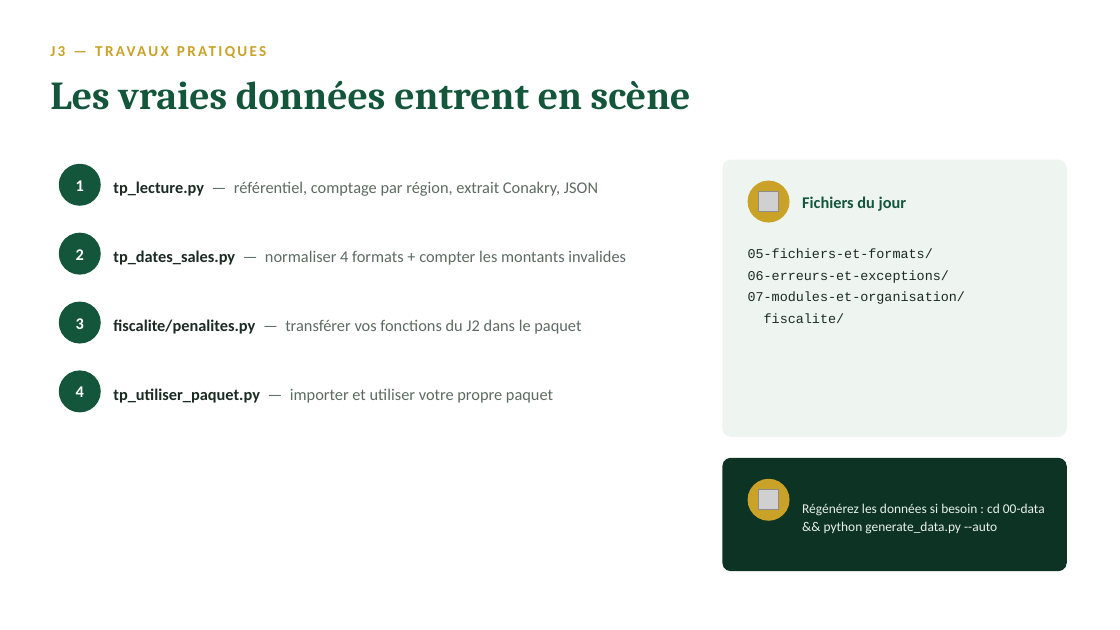
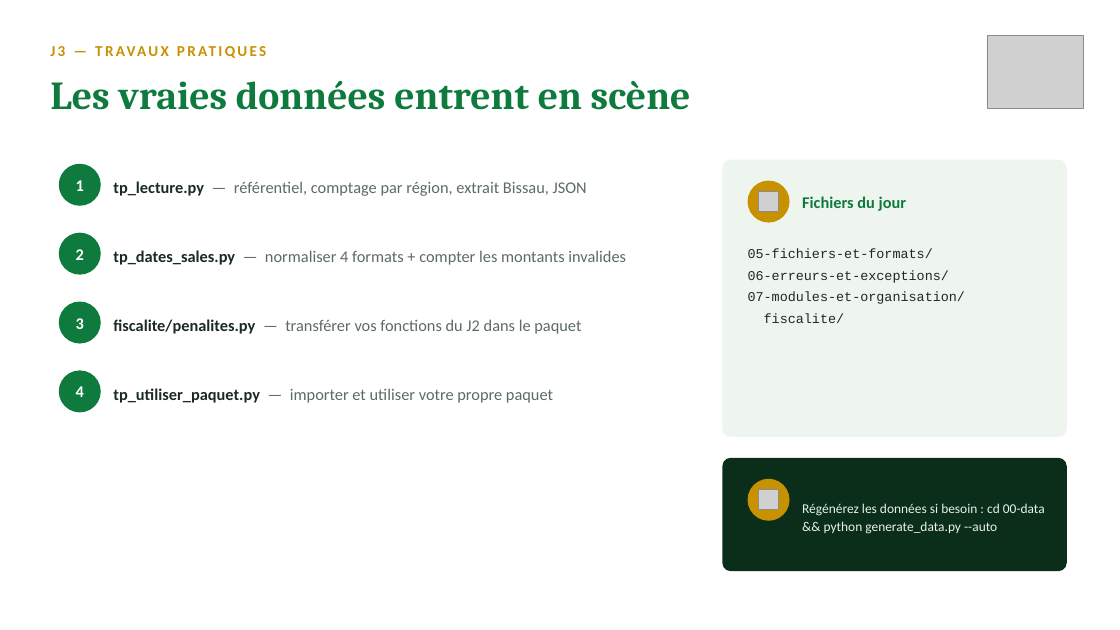
Before and after one commit to sogui/formation-python, a slide deck: slide 9 of slides/sources/J3-fichiers-robustesse.pptx. Drawn at 1120x630 pixels with LibreOffice and Linux fonts; fonts in the diff are those of the drawing; grey boxes stand for pictures. Boxes give left, top, right and bottom in pixels: in the first picture for what was removed or moved away, otherwise in the second. Text is boxed around its words. In the diff, an @@ line names an element or a change of style, - is before the commit and + after.

Commit message:
Guinée-Bissau (DGI) : correction géographique + nouveau design des slides
- Régions et secteurs de Guinée-Bissau (Bissau, Bafatá, Gabú, Cacheu…)
- Noms bissau-guinéens, téléphones 95/96/97, montants en FCFA
- Slides : palette drapeau (rouge/jaune/vert), logo DGI en couverture
  et en en-tête de chaque slide

```diff
--- a/slides/sources/J3-fichiers-robustesse.pptx
+++ b/slides/sources/J3-fichiers-robustesse.pptx
@@ text "J3 — TRAVAUX PRATIQUES" at bbox=[50, 35, 933, 65]: text colour #C9A227 to #C79100 @@
@@ picture added at bbox=[987, 35, 1084, 108] @@
@@ text "Les vraies données entrent en ..." at bbox=[50, 80, 691, 110]: text colour #14563C to #0E7A3D @@
@@ rounded rectangle at bbox=[723, 160, 1067, 437]: fill #EEF4F0 to #EEF5EF @@
@@ text at bbox=[113, 181, 587, 196]: text changed @@
-tp_lecture.py — référentiel, comptage par région, extrait Conakry, JSON
+tp_lecture.py — référentiel, comptage par région, extrait Bissau, JSON
@@ ellipse at bbox=[748, 181, 790, 223]: fill #C9A227 to #C79100 @@
@@ text "Fichiers du jour" at bbox=[802, 196, 907, 211]: text colour #14563C to #0E7A3D @@
@@ fill #14563C to #0E7A3D in 4 elements at bbox=[59, 164, 101, 206], bbox=[59, 233, 101, 275], bbox=[59, 302, 101, 344], bbox=[59, 371, 101, 413] @@
@@ rounded rectangle at bbox=[723, 458, 1067, 571]: fill #0D3325 to #0A2E1A @@
@@ ellipse at bbox=[748, 479, 790, 521]: fill #C9A227 to #C79100 @@
```
Also in this commit, not shown: 9 other slides changed, 29 other files.
